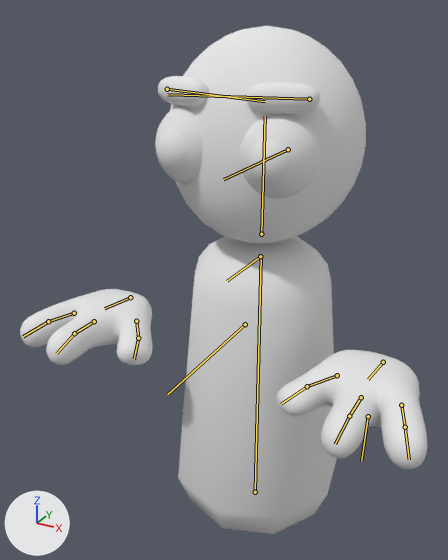
The glTF model src/features/player/assets/models/simple/guy.glb: old version first, new version second.
Rendered twice from a 50 mm camera at (0.756, -1.611, 1.628) aimed at (-0.037, -0.171, 0.908). The lights are fixed; the arrows at lower left show +X, +Y and +Z. The picture after the commit comes second. The bones that change, and the others that lie on the model, are drawn over the model as lines.

Objects in the first picture: 'Body', 'Hands', 'Head'.
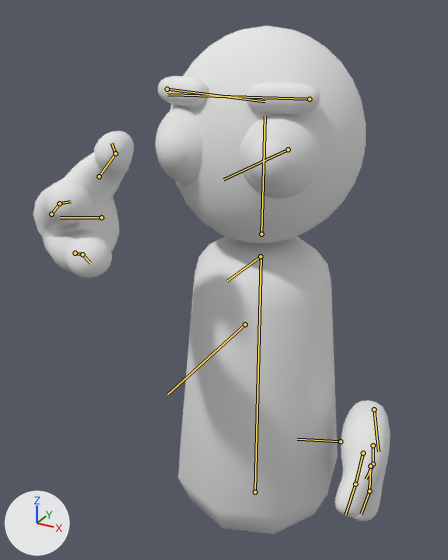
The newer file adds an action. The first version stands in its rest pose; the second is drawn at frame 10 of the action 'camera_take_shot'.

What changed in the scene script:
```text
Change bone_hand_l:
    where bone_hand_l = bpy.data.objects['Armature'].pose.bones['Hand.L']  # child of 'HandsRoot'
    bone_hand_l.location: (0.0, 0.0, 0.0) -> (-0.216, -0.134, -0.032)
    bone_hand_l.rotation_quaternion: (1.0, 0.0, 0.0, 0.0) -> (0.507, 0.605, -0.482, 0.38)  # degrees (0, 0, 0) -> degrees (128, -72, -39)
Change bone_hand_r:
    where bone_hand_r = bpy.data.objects['Armature'].pose.bones['Hand.R']  # child of 'HandsRoot'
    bone_hand_r.location: (0.0, 0.0, 0.0) -> (-0.338, 0.335, -0.142)
    bone_hand_r.rotation_quaternion: (1.0, 0.0, 0.0, 0.0) -> (0.53, -0.01, 0.843, 0.093)  # degrees (0, 0, 0) -> degrees (-19, 116, -11)
Change bone_pinkie_r:
    where bone_pinkie_r = bpy.data.objects['Armature'].pose.bones['Pinkie.R']  # child of 'Hand.R'
    bone_pinkie_r.location: (0.0, 0.0, 0.0) -> (0.014, -0.009, 0.008)
    bone_pinkie_r.rotation_quaternion: (1.0, 0.0, 0.0, 0.0) -> (0.91, 0.036, 0.059, -0.41)  # degrees (0, 0, 0) -> degrees (1, 8, -48)
Change bone_pinkie_r_001:
    where bone_pinkie_r_001 = bpy.data.objects['Armature'].pose.bones['Pinkie.R.001']  # child of 'Pinkie.R'
    bone_pinkie_r_001.rotation_quaternion: (1.0, 0.0, 0.0, 0.0) -> (0.982, 0.054, -0.057, 0.173)  # degrees (0, 0, 0) -> degrees (5, -7, 20)
Change bone_midfinger_r:
    where bone_midfinger_r = bpy.data.objects['Armature'].pose.bones['Midfinger.R']  # child of 'Hand.R'
    bone_midfinger_r.rotation_quaternion: (1.0, 0.0, 0.0, 0.0) -> (0.886, -0.004, -0.01, -0.464)  # degrees (0, 0, 0) -> degrees (0, -1, -55)
Change bone_midfinger_r_001:
    where bone_midfinger_r_001 = bpy.data.objects['Armature'].pose.bones['Midfinger.R.001']  # child of 'Midfinger.R'
    bone_midfinger_r_001.rotation_quaternion: (1.0, 0.0, 0.0, 0.0) -> (0.981, 0.131, 0.035, 0.137)  # degrees (0, 0, 0) -> degrees (15, 2, 16)
Change bone_thumb_r:
    where bone_thumb_r = bpy.data.objects['Armature'].pose.bones['Thumb.R']  # child of 'Hand.R'
    bone_thumb_r.location: (0.0, 0.0, 0.0) -> (0.045, -0.038, -0.026)
    bone_thumb_r.rotation_quaternion: (1.0, 0.0, 0.0, 0.0) -> (0.877, -0.015, 0.018, -0.479)  # degrees (0, 0, 0) -> degrees (-2, 1, -57)
Change bone_thumb_r_001:
    where bone_thumb_r_001 = bpy.data.objects['Armature'].pose.bones['Thumb.R.001']  # child of 'Thumb.R'
    bone_thumb_r_001.rotation_quaternion: (1.0, 0.0, 0.0, 0.0) -> (0.942, 0.238, -0.053, 0.231)  # degrees (0, 0, 0) -> degrees (26, -12, 25)
```

Location of each change, (x1, y1, x2, y2) in pixels of the pictures (448 x 560 px):
'Hands', posed (12% narrower, 116% taller)
    before: (20, 289, 427, 469)
    after: (33, 131, 390, 521)
bone 'Hand.L', root to tip
    before: (383, 362) to (368, 379)
    after: (374, 409) to (378, 451)
bone 'Hand.R', root to tip
    before: (130, 297) to (104, 308)
    after: (101, 217) to (60, 217)
bone 'Pinkie.R', root to tip
    before: (74, 313) to (48, 321)
    after: (75, 253) to (82, 254)
bone 'Pinkie.R.001', root to tip
    before: (48, 321) to (23, 336)
    after: (82, 254) to (90, 263)
bone 'Midfinger.R', root to tip
    before: (94, 321) to (74, 333)
    after: (51, 214) to (59, 203)
bone 'Midfinger.R.001', root to tip
    before: (74, 333) to (56, 353)
    after: (59, 203) to (70, 201)
bone 'Thumb.R', root to tip
    before: (136, 321) to (138, 338)
    after: (99, 176) to (115, 153)
bone 'Thumb.R.001', root to tip
    before: (138, 338) to (134, 359)
    after: (115, 153) to (111, 143)
